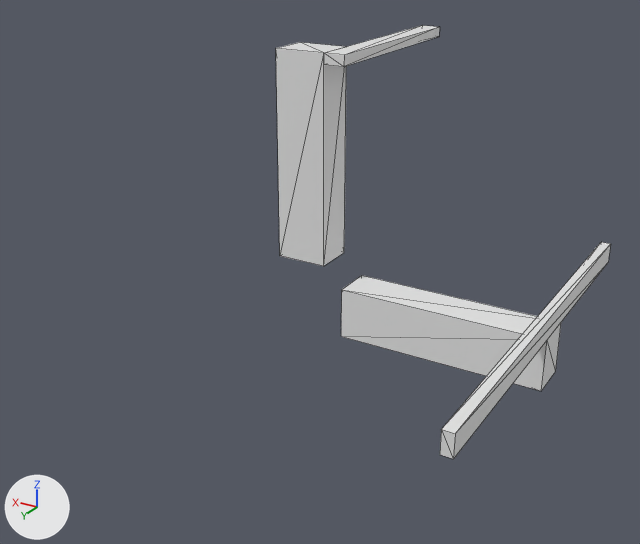
An edit to the OBJ model Data/bmc/tiles_structure/t_179.obj, drawn before and after from the same camera.
The view is the same before and after, from a 50 mm lens placed at (-0.947, 1.679, 0.822), pointed at (0.013, 0.078, 0.022). The axes (+X, +Y, +Z) are drawn at lower left. The lights are the same throughout. Mesh edges are drawn as thin lines. Where no turn or scale is listed for an object, it has been applied to the vertices.

Script lines for the objects in view, before the commit:
```python
me_t_179 = bpy.data.meshes.new('t_179')
me_t_179.from_pydata(...)  # 31 vertices, 48 faces; spans x -0.5..0.175, y -0.5..0.5, z -0.175..0.5
ob_t_179 = bpy.data.objects.new('t_179', me_t_179)
ob_t_179.location = (0.0, 0.0, 0.0)
```
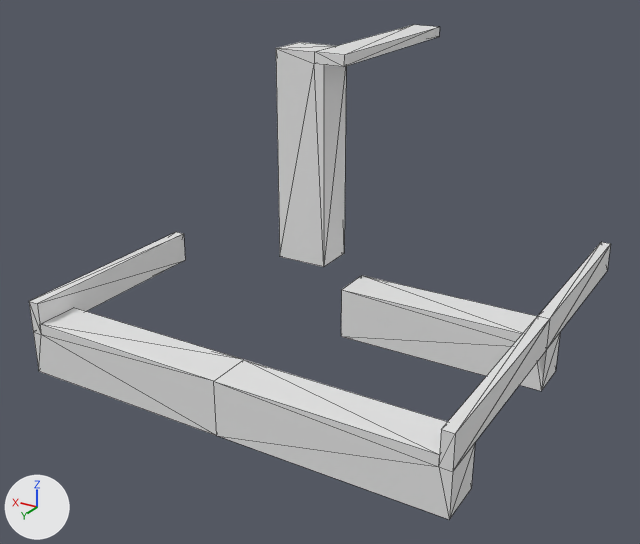
Boxes (x1, y1, x2, y2) around the edits, measured in the pictures (640 x 544 px):
't_179', reshaped (74% wider, 14% taller): before (276, 25, 611, 459); after (29, 25, 611, 519)

The change in detail:
me_t_179 is used by ob_t_179; location (0.0, 0.0, 0.0).
me_t_179 had 31 vertices, 48 faces and spanned x -0.5..0.175, y -0.5..0.5, z -0.175..0.5.
me_t_179 now has 64 vertices, 126 faces and spans x -0.5..0.5, y -0.5..0.5, z -0.175..0.5.
Part 1, on me_t_179:
13 vertices are removed from x -0.5..0.175, y -0.5..0.5, z -0.05..0.5.
46 faces are deleted.
30 vertices are added at x -0.5..0.5, y -0.5..0.5, z -0.175..0.5.
6 new vertices lie (0.0, -0.1, 0.0) away from vertices in x -0.5..0.05, y 0.0..0.5, z -0.075..0.475.
10 new vertices lie (0.0, 0.1, 0.0) away from vertices in x -0.5..0.5, y -0.1..0.4, z -0.175..-0.002.
124 new faces join them.
